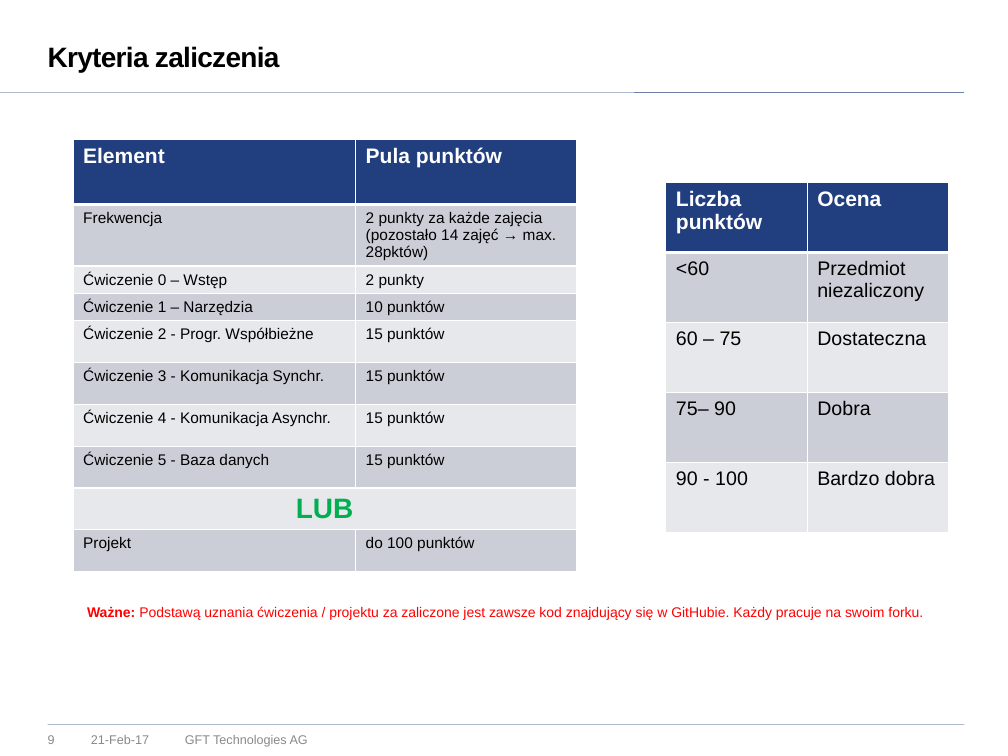
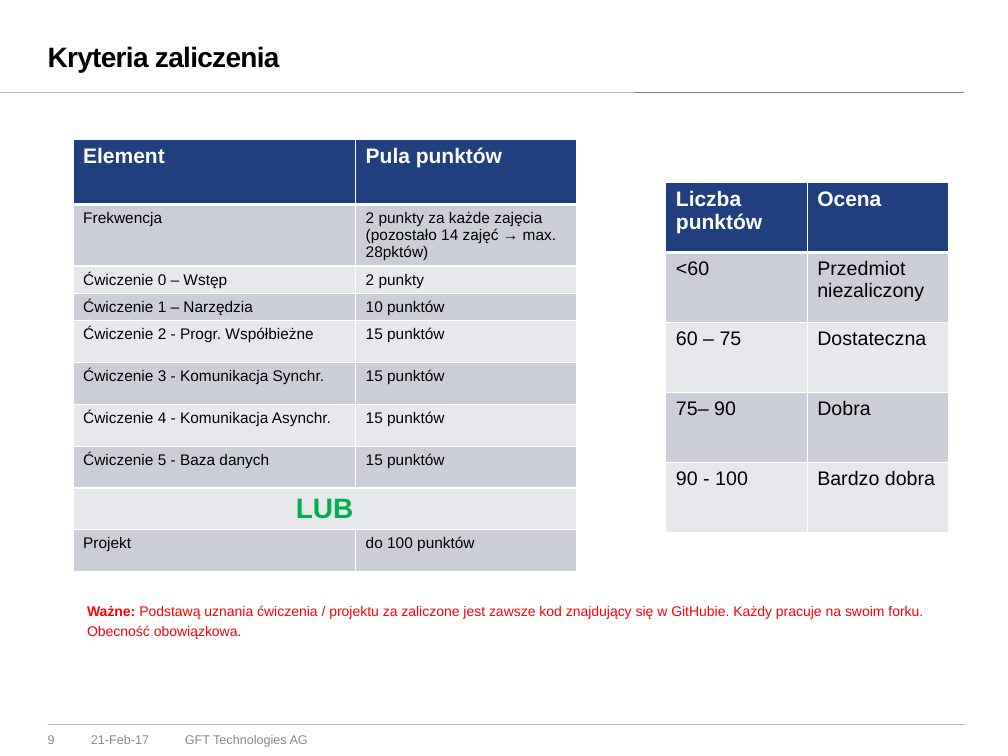
Before and after one commit to vego1mar/exercise0, a slide deck: slide 9 of WDSR - zarys programu.pptx. Drawn at 1008x756 pixels with LibreOffice and Linux fonts; fonts in the diff are those of the drawing; background and template pictures are left out. Boxes give left, top, right and bottom in pixels: in the first picture for what was removed or moved away, otherwise in the second. Text is boxed around its words. In the diff, an @@ line names an element or a change of style, - is before the commit and + after.

```diff
--- a/WDSR - zarys programu.pptx
+++ b/WDSR - zarys programu.pptx
@@ text at bbox=[87, 625, 242, 639]: paragraph added @@
+Obecność obowiązkowa.
```
Also in this commit, not shown: 2 other slides changed.
